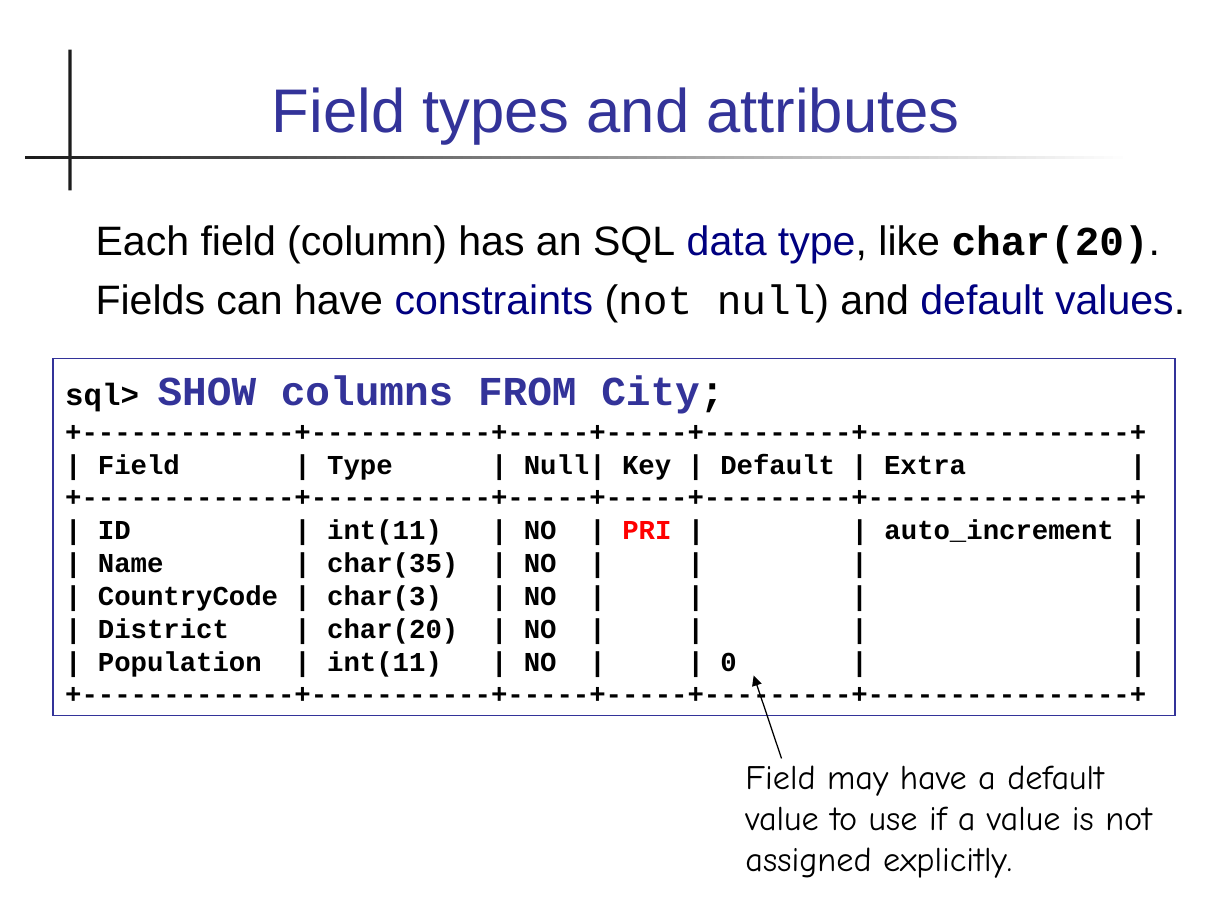
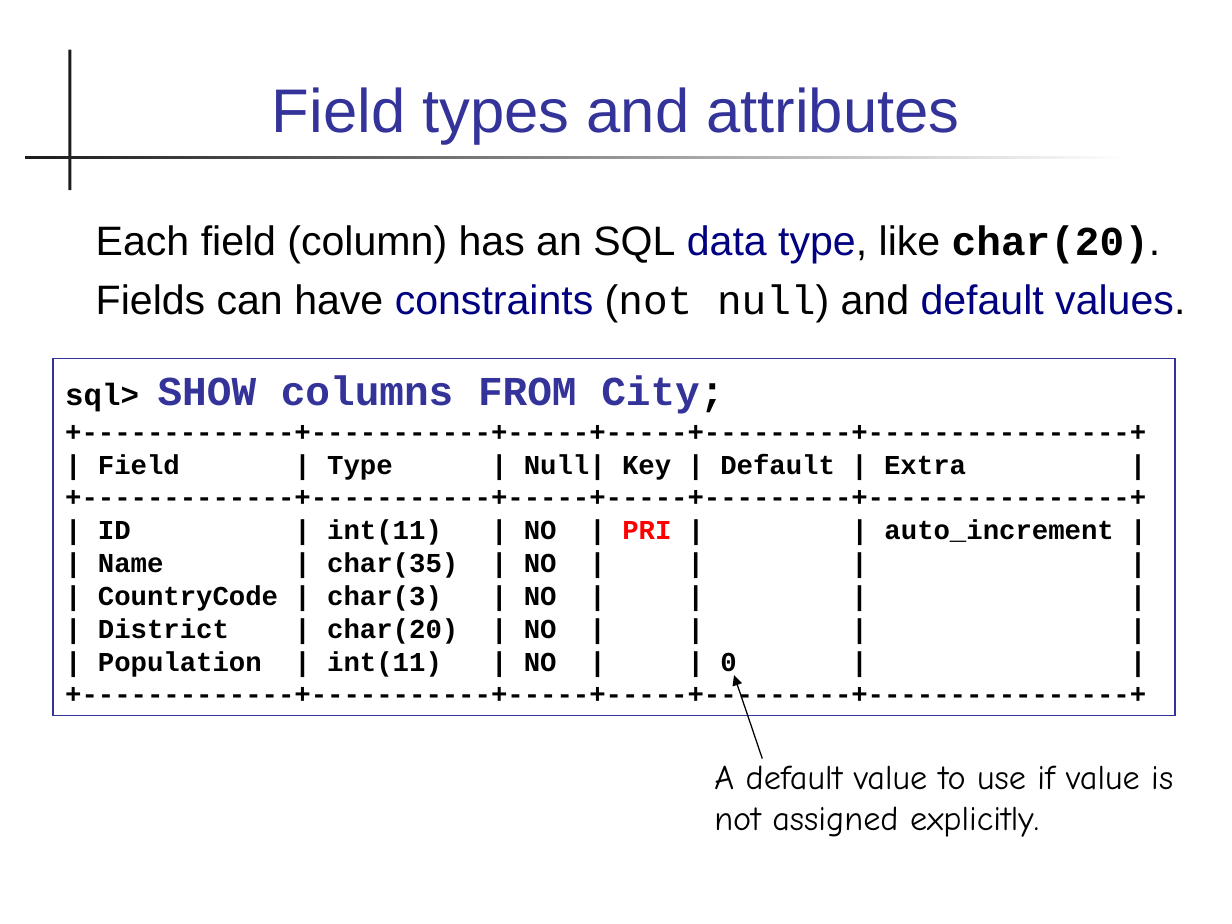
Before and after one commit to cpske/ISP, a slide deck: slide 7 of database/Database-Basics.ppt. Drawn at 1232x924 pixels with LibreOffice and Linux fonts; fonts in the diff are those of the drawing. Boxes give left, top, right and bottom in pixels: in the first picture for what was removed or moved away, otherwise in the second. Text is boxed around its words. In the diff, an @@ line names an element or a change of style, - is before the commit and + after.

```diff
--- a/database/Database-Basics.ppt
+++ b/database/Database-Basics.ppt
@@ arrow moved from (781, 758) - (754, 675) to (763, 758) - (734, 675) @@
@@ text at [714,765,1173,837]: text changed @@
-Field may have a default value to use if a value is not assigned explicitly.
+A default value to use if value is not assigned explicitly.
```
Also in this commit, not shown: 5 other slides changed, 2 slides added, 1 slide removed, 2 other files.
